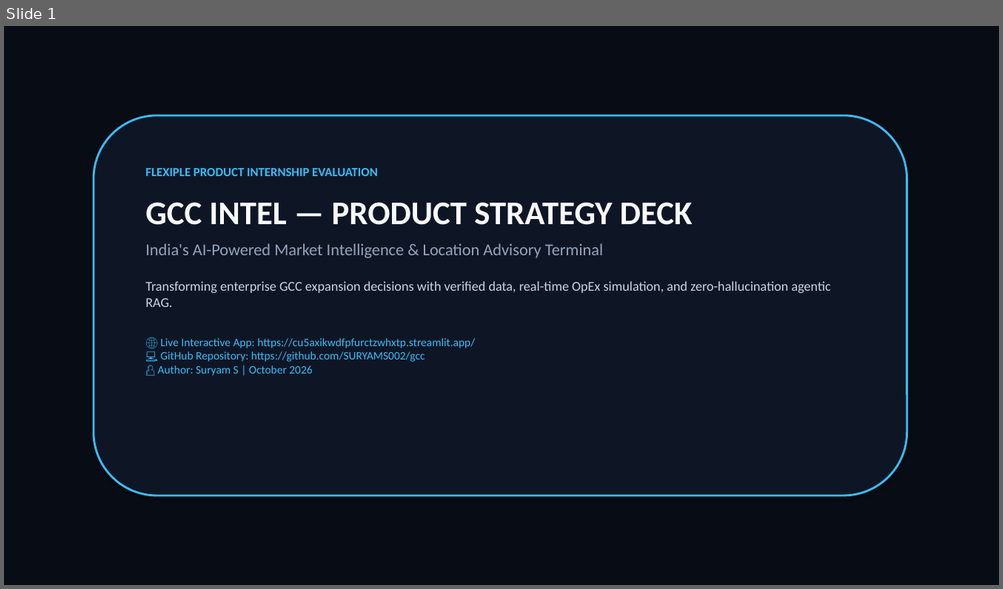
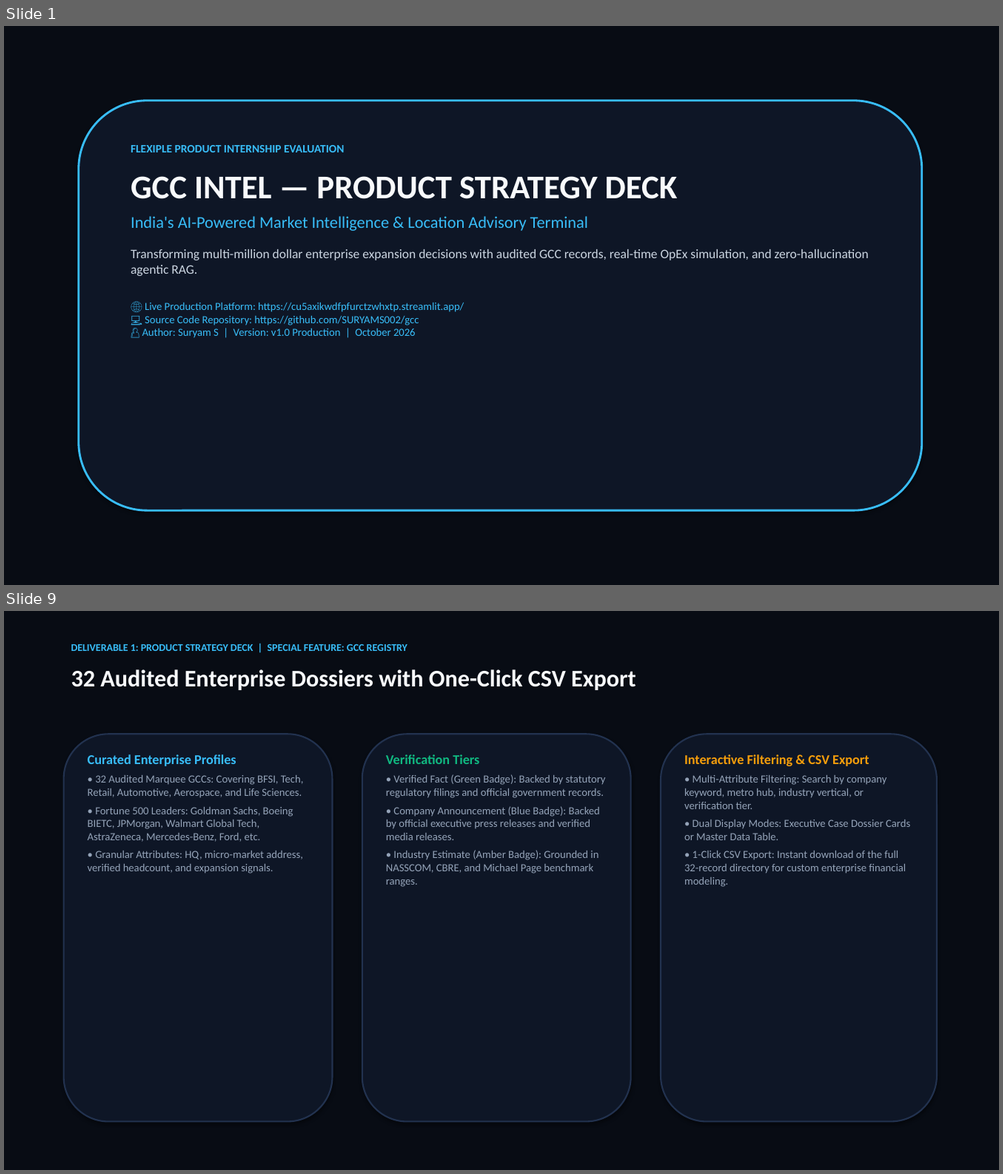
Before and after one commit to SURYAMS002/gcc, a slide deck: GCC_Intel_Product_Strategy_Deck.pptx. Shown one above the other, each under a label of ours: slide 1 before the commit, slides 1 and 9 after it; the slides between them are not shown. The pictures are 1003x589 and 1003x1174 pixels, drawn with LibreOffice and Linux fonts; fonts in the diff are those of the drawing. Boxes give left, top, right and bottom in pixels: in the first picture for what was removed or moved away, otherwise in the second. Text is boxed around its words. In the diff, an @@ line names an element or a change of style, - is before the commit and + after.

Commit message:
Elevate Product Strategy Deck to 15 executive slides: add system architecture, deep dives on all special features, and eliminate any external project mentions

```diff
--- a/GCC_Intel_Product_Strategy_Deck.pptx
+++ b/GCC_Intel_Product_Strategy_Deck.pptx
@@ slide 9 added at [4, 611, 999, 1170], background #FFFFFF @@
@@ rectangle added at [4, 611, 999, 1170], fill #080C14, outline #080C14 0.75 pt @@
@@ text added at [71, 644, 407, 651], 10 pt, text #38BDF8, bold @@
+DELIVERABLE 1: PRODUCT STRATEGY DECK | SPECIAL FEATURE: GCC REGISTRY
@@ text added at [71, 669, 636, 690], 23 pt, text #F8FAFC, bold @@
+32 Audited Enterprise Dossiers with One-Click CSV Export
@@ rounded rectangle added at [64, 734, 333, 1122], fill #0E1626, outline #22324F 1.5 pt @@
@@ rounded rectangle added at [362, 734, 631, 1122], fill #0E1626, outline #22324F 1.5 pt @@
@@ rounded rectangle added at [660, 734, 936, 1122], fill #0E1626, outline #22324F 1.5 pt @@
@@ text added at [88, 755, 304, 874], 10.5 pt, text #94A3B8 @@
+Curated Enterprise Profiles
+• 32 Audited Marquee GCCs: Covering BFSI, Tech, Retail, Automotive, Aerospace, and Life Sciences.
+• Fortune 500 Leaders: Goldman Sachs, Boeing BIETC, JPMorgan, Walmart Global Tech, AstraZeneca, Mercedes-Benz, Ford, etc.
+• Granular Attributes: HQ, micro-market address, verified headcount, and expansion signals.
@@ text added at [386, 755, 606, 887], 10.5 pt, text #94A3B8 @@
+Verification Tiers
+• Verified Fact (Green Badge): Backed by statutory regulatory filings and official government records.
+• Company Announcement (Blue Badge): Backed by official executive press releases and verified media releases.
+• Industry Estimate (Amber Badge): Grounded in NASSCOM, CBRE, and Michael Page benchmark ranges.
@@ text added at [684, 755, 910, 887], 10.5 pt, text #94A3B8 @@
+Interactive Filtering & CSV Export
+• Multi-Attribute Filtering: Search by company keyword, metro hub, industry vertical, or verification tier.
+• Dual Display Modes: Executive Case Dossier Cards or Master Data Table.
+• 1-Click CSV Export: Instant download of the full 32-record directory for custom enterprise financial modeling.
@@ slide 1 changed as well @@
@@ rounded rectangle: place and size @@
-rounded rectangle at [94, 116, 907, 496]
+rounded rectangle at [79, 101, 922, 511]
@@ text "FLEXIPLE PRODUCT INTERNSHIP EVALUATION": place and size @@
-text "FLEXIPLE PRODUCT INTERNSHIP EVALUATION" at [145, 168, 831, 376]
+text "FLEXIPLE PRODUCT INTERNSHIP EVALUATION" at [131, 145, 868, 338]
@@ text at [131, 145, 677, 231]: size 12 to 11 pt in "FLEXIPLE PRODUCT INTERNSHIP EVALUATION"; text colour #94A3B8 to #38BDF8 in "India's AI-Powered Market Intelligence & Location Advisory ..."; less space between paragraphs @@
@@ text at [131, 249, 868, 338]: text changed; size 11 to 10.5 pt @@
-Transforming enterprise GCC expansion decisions with verified data, real-time OpEx simulation, and zero-hallucination agentic RAG.
-🌐 Live Interactive App: https://cu5axikwdfpfurctzwhxtp.streamlit.app/
-💻 GitHub Repository: https://github.com/SURYAMS002/gcc
-👤 Author: Suryam S | October 2026
+Transforming multi-million dollar enterprise expansion decisions with audited GCC records, real-time OpEx simulation, and zero-hallucination agentic RAG.
+🌐 Live Production Platform: https://cu5axikwdfpfurctzwhxtp.streamlit.app/
+💻 Source Code Repository: https://github.com/SURYAMS002/gcc
+👤 Author: Suryam S | Version: v1.0 Production | October 2026
```
Also in this commit, not shown: 10 other slides changed, 3 other slides added, 2 slides removed, 2 other files.
